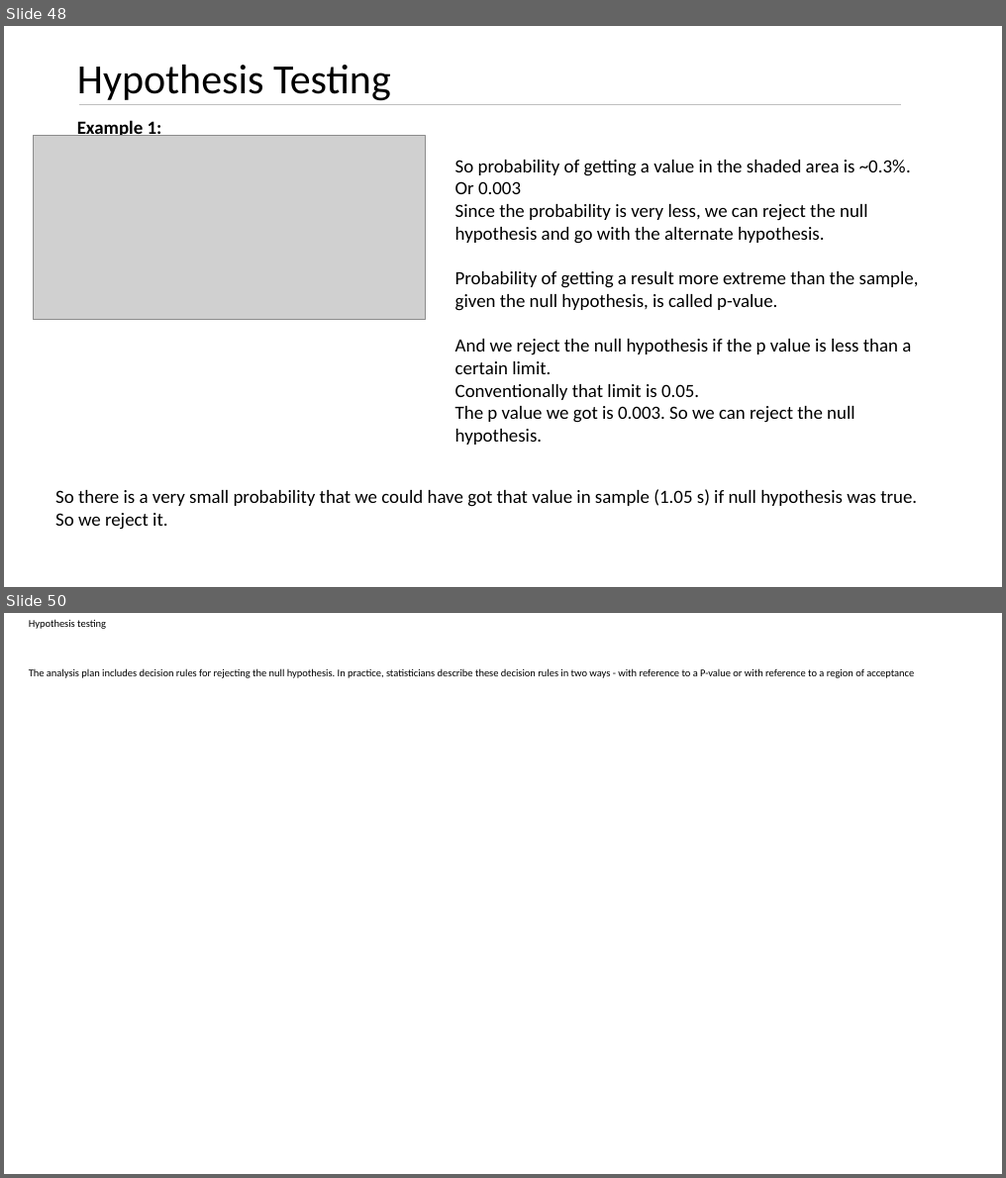
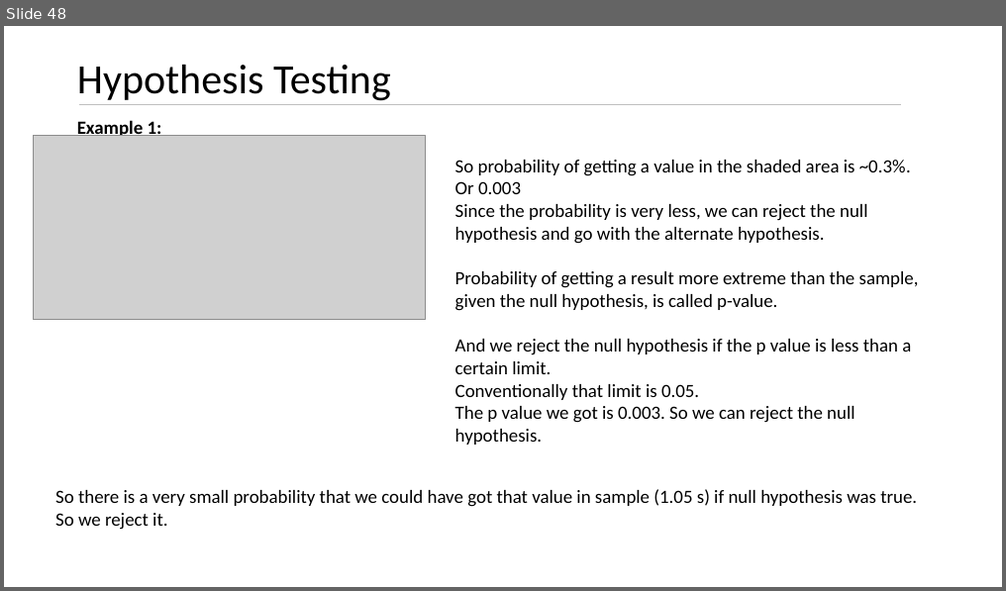
Before and after one commit to kushkul/Intro-to-Analytics, a slide deck: Statistics/Lesson 7 Inferential Statistics.pptx. Shown one above the other, each under a label of ours: slides 48 and 50 before the commit, slide 48 after it; the slides between them are not shown. The pictures are 1006x1178 and 1006x591 pixels, drawn with LibreOffice and Linux fonts; fonts in the diff are those of the drawing; grey boxes stand for pictures. Boxes give left, top, right and bottom in pixels: in the first picture for what was removed or moved away, otherwise in the second. Text is boxed around its words. In the diff, an @@ line names an element or a change of style, - is before the commit and + after.

```diff
--- a/Statistics/Lesson 7 Inferential Statistics.pptx
+++ b/Statistics/Lesson 7 Inferential Statistics.pptx
@@ slide 50 removed at [4,613,1002,1174], background #FFFFFF @@
@@ text removed at [29,619,914,678] @@
-Hypothesis testing
-The analysis plan includes decision rules for rejecting the null hypothesis. In practice, statisticians describe these decision rules in two ways - with reference to a P-value or with reference to a region of acceptance
```
Also in this commit, not shown: 2 slides changed, 11 slides added, 1 other slide removed.
